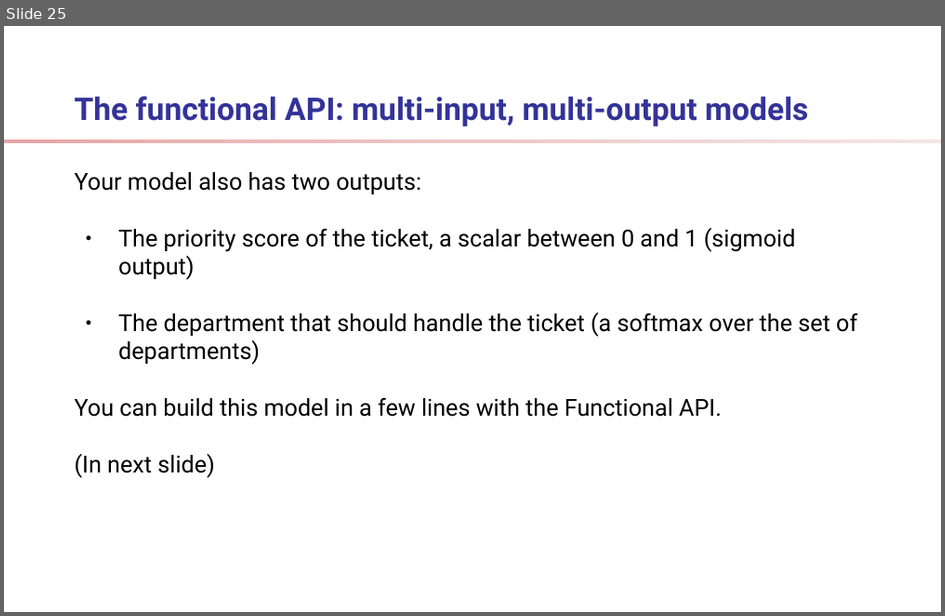
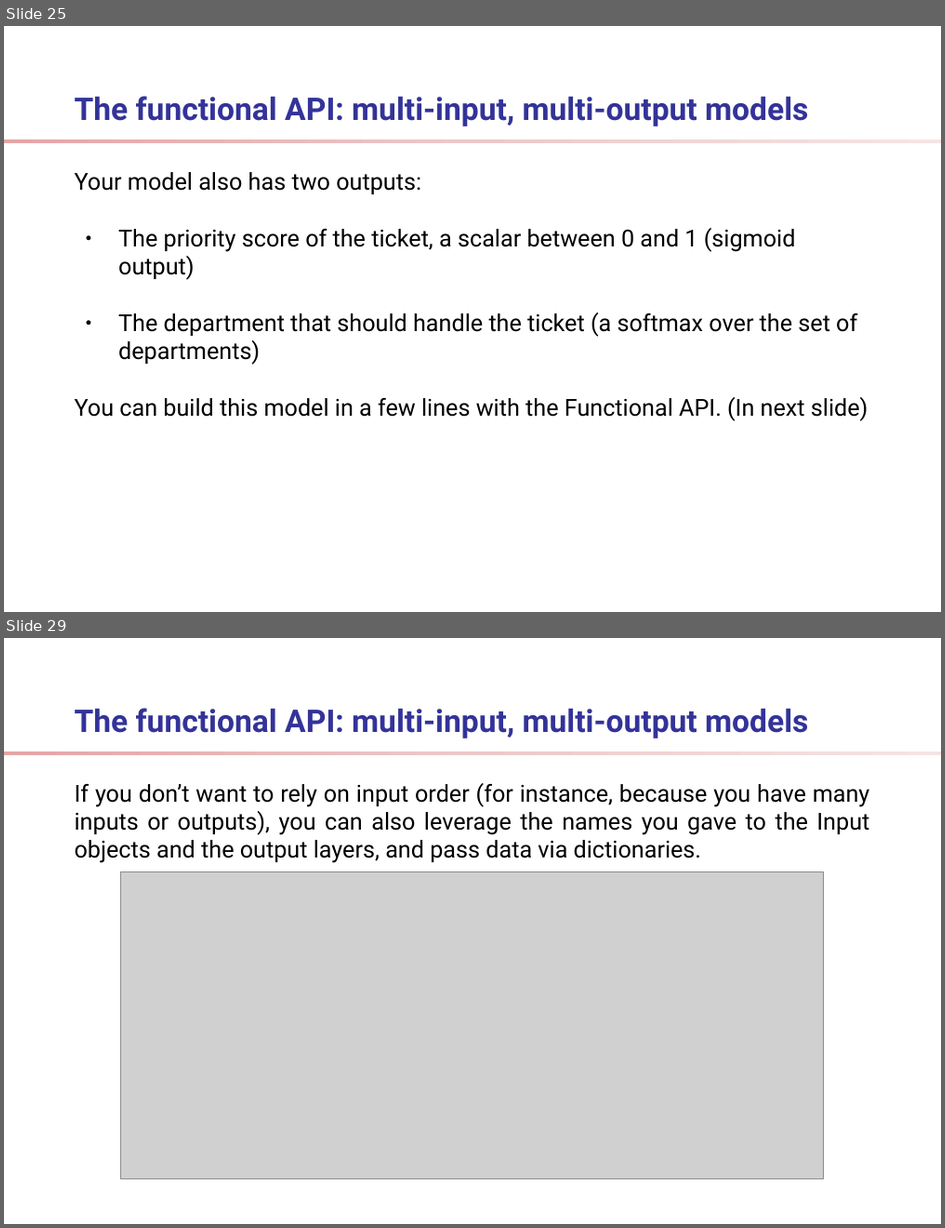
Before and after one commit to ShelpAm/learn-deep-learning, a slide deck: docs/presentation.odp. Shown one above the other, each under a label of ours: slide 25 before the commit, slides 25 and 29 after it; the slides between them are not shown. The pictures are 945x616 and 945x1228 pixels, drawn with LibreOffice and Linux fonts; fonts in the diff are those of the drawing; grey boxes stand for pictures; background and template pictures are left out. Boxes give left, top, right and bottom in pixels: in the first picture for what was removed or moved away, otherwise in the second. Text is boxed around its words. In the diff, an @@ line names an element or a change of style, - is before the commit and + after.

```diff
--- a/docs/presentation.odp
+++ b/docs/presentation.odp
@@ slide 29 added at (x1=4, y1=638, x2=941, y2=1224), background #FFFFFF; not listed: 1 template element that a slide beside it also shows @@
@@ title added at (x1=75, y1=708, x2=808, y2=738), 24 pt, text #333399, bold @@
+The functional API: multi-input, multi-output models
@@ text added at (x1=75, y1=783, x2=871, y2=863), 18 pt, text #000000 @@
+If you don’t want to rely on input order (for instance, because you have many inputs or outputs), you can also leverage the names you gave to the Input objects and the output layers, and pass data via dictionaries.
@@ picture added at (x1=121, y1=872, x2=824, y2=1179) @@
@@ slide 25 changed as well @@
@@ text at (x1=75, y1=397, x2=869, y2=421): text changed @@
-You can build this model in a few lines with the Functional API.
-(In next slide)
+You can build this model in a few lines with the Functional API. (In next slide)
```
Also in this commit, not shown: 23 other slides changed, 32 other slides added, 2 slides removed, 29 other files.
